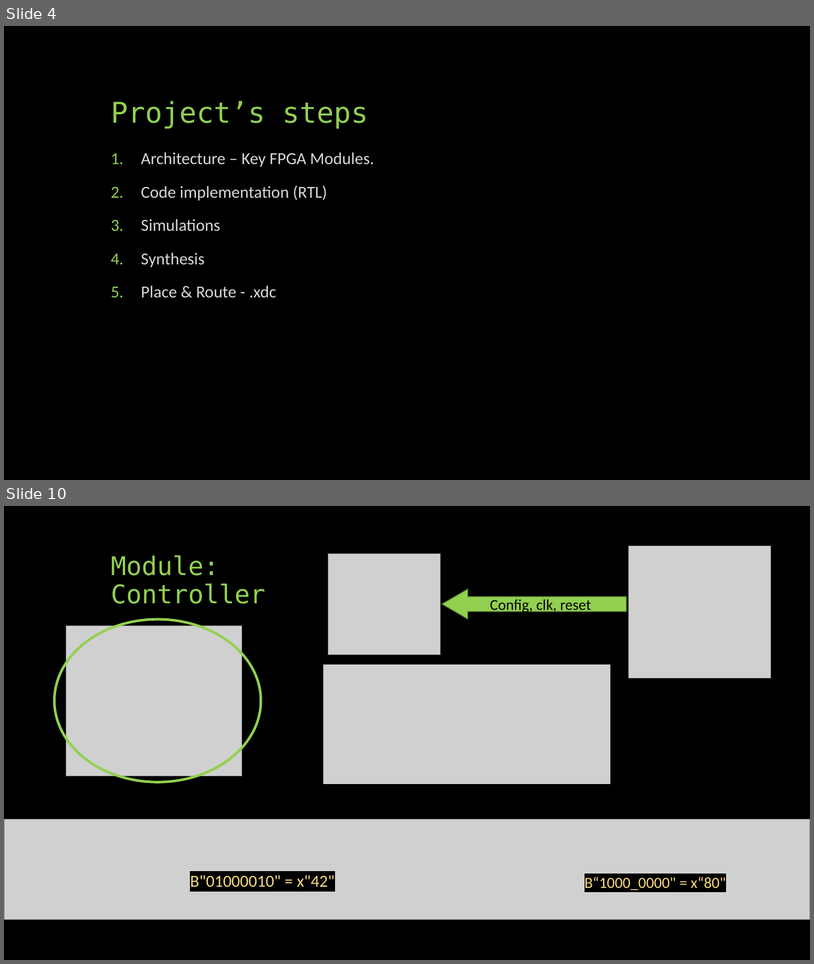
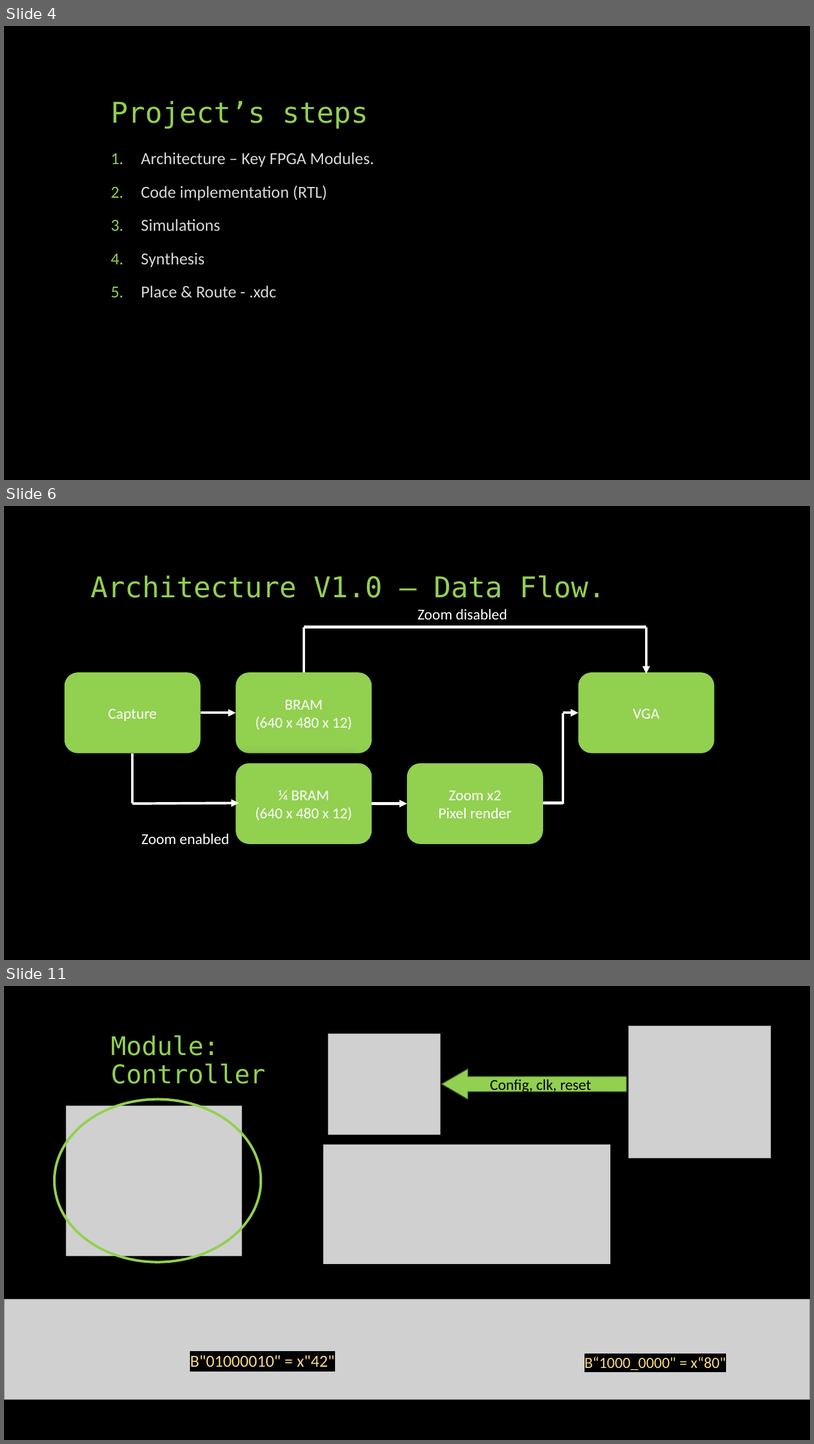
Before and after one commit to idowein/FPGA-image-interpolator, a slide deck: datasheets/Digital Zoom presentation.pptx. Shown one above the other, each under a label of ours: slides 4 and 10 before the commit, slides 4, 6 and 11 after it; the slides between them are not shown. The pictures are 814x964 and 814x1444 pixels, drawn with LibreOffice and Linux fonts; fonts in the diff are those of the drawing; grey boxes stand for pictures. Boxes give left, top, right and bottom in pixels: in the first picture for what was removed or moved away, otherwise in the second. Text is boxed around its words. In the diff, an @@ line names an element or a change of style, - is before the commit and + after.

Commit message:
Digital Zoom presentation - v4.0

```diff
--- a/datasheets/Digital Zoom presentation.pptx
+++ b/datasheets/Digital Zoom presentation.pptx
@@ slide 6 added at bbox=[4, 506, 810, 960], background #000000 @@
@@ title added at bbox=[90, 575, 606, 598], 34 pt, text #92D050 @@
+Architecture V1.0 – Data Flow.
@@ text added at bbox=[418, 609, 507, 620], 18 pt, text #FFFFFF @@
+Zoom disabled
@@ line added from (647, 627) to (304, 627), #FFFFFF 3 pt @@
@@ line added from (304, 627) to (304, 672), #FFFFFF 3 pt @@
@@ arrow added from (647, 627) to (647, 673), #FFFFFF 3 pt @@
@@ rounded rectangle added at bbox=[65, 672, 201, 753], fill #92D050, 18 pt, text #FFFFFF @@
+Capture
@@ rounded rectangle added at bbox=[236, 672, 372, 753], fill #92D050, 18 pt, text #FFFFFF @@
+BRAM
+(640 x 480 x 12)
@@ rounded rectangle added at bbox=[579, 672, 715, 753], fill #92D050, 18 pt, text #FFFFFF @@
+VGA
@@ arrow added from (201, 713) to (236, 713), #FFFFFF 3 pt @@
@@ arrow added from (564, 713) to (579, 713), #FFFFFF 3 pt @@
@@ line added from (564, 714) to (564, 804), #FFFFFF 3 pt @@
@@ line added from (132, 753) to (132, 803), #FFFFFF 3 pt @@
@@ rounded rectangle added at bbox=[236, 763, 372, 844], fill #92D050, 18 pt, text #FFFFFF @@
+¼ BRAM
+(640 x 480 x 12)
@@ rounded rectangle added at bbox=[408, 763, 543, 844], fill #92D050, 18 pt, text #FFFFFF @@
+Zoom x2
+Pixel render
@@ arrow added from (132, 804) to (239, 803), #FFFFFF 3 pt @@
@@ arrow added from (372, 804) to (408, 804), #FFFFFF 3 pt @@
@@ line added from (564, 803) to (543, 803), #FFFFFF 3 pt @@
@@ text added at bbox=[141, 833, 230, 844], 18 pt, text #FFFFFF @@
+Zoom enabled
@@ what was slide 10 is now slide 11 @@
```
Also in this commit, not shown: 6 slides changed, 2 other slides added, 2 slides removed.
